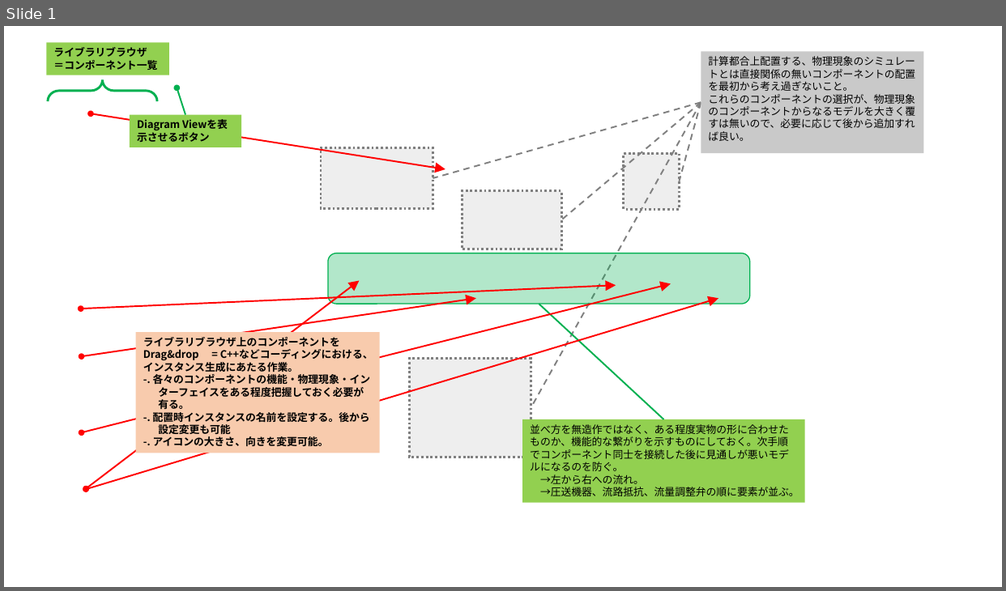
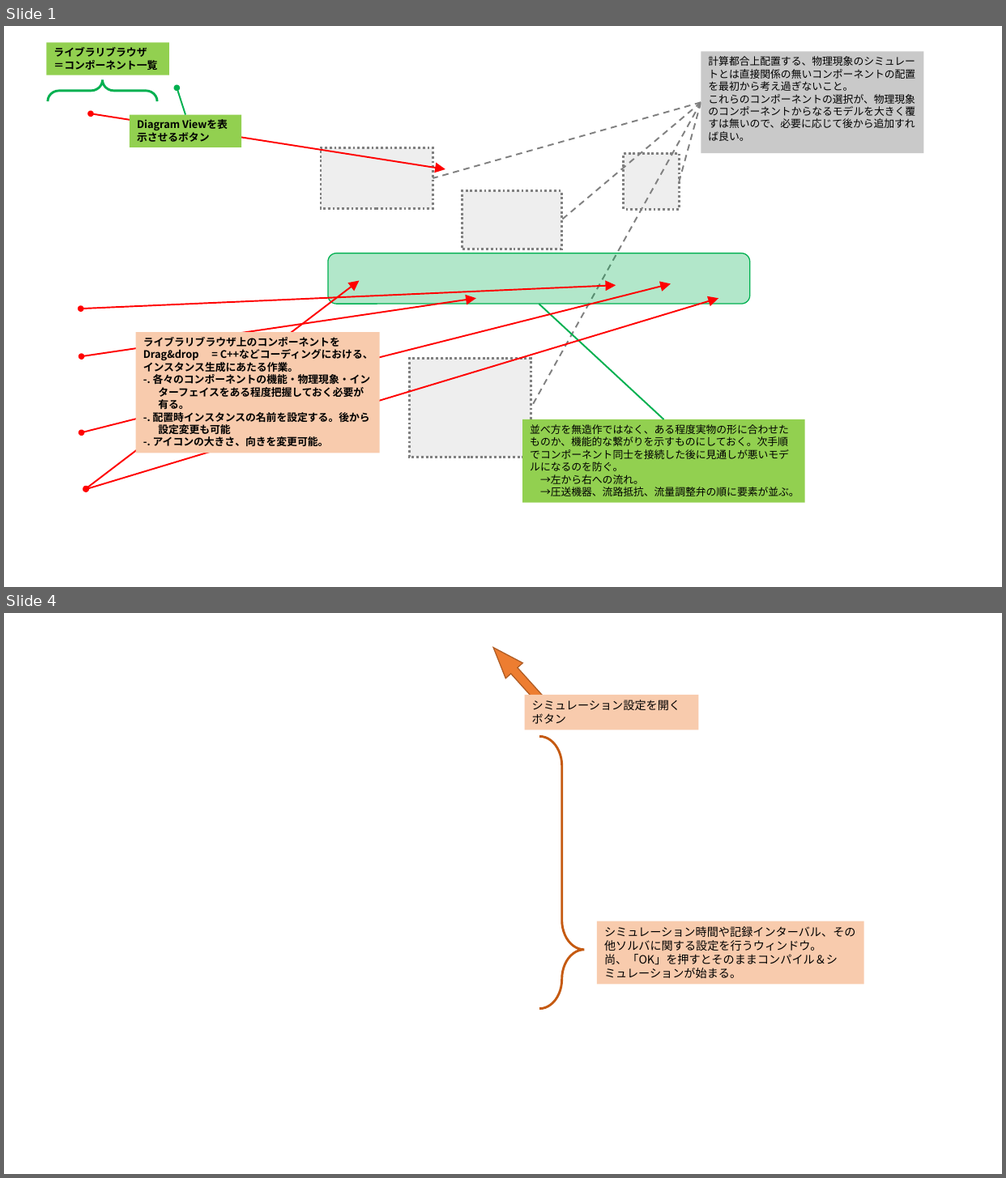
Before and after one commit to zeta-plusplus/WalkingInWorldOfThermoFluid, a slide deck: figs/makeFigs.pptx. Shown one above the other, each under a label of ours: slide 1 before the commit, slides 1 and 4 after it; the slides between them are not shown. The pictures are 1006x591 and 1006x1178 pixels, drawn with LibreOffice and Linux fonts; fonts in the diff are those of the drawing; background and template pictures are left out. Boxes give left, top, right and bottom in pixels: in the first picture for what was removed or moved away, otherwise in the second. Text is boxed around its words. In the diff, an @@ line names an element or a change of style, - is before the commit and + after.

```diff
--- a/figs/makeFigs.pptx
+++ b/figs/makeFigs.pptx
@@ slide 4 added at bbox=[4, 613, 1002, 1174], background picture (left out) @@
@@ right arrow added at bbox=[484, 640, 555, 714], fill #ED7D31, outline #AF5C24 1 pt @@
@@ rectangle added at bbox=[525, 695, 699, 730], fill #F8CBAD, 11 pt, text #000000 @@
+シミュレーション設定を開くボタン
@@ right brace added at bbox=[539, 736, 584, 1009], outline #C55A11 2.25 pt @@
@@ rectangle added at bbox=[597, 922, 864, 984], fill #F8CBAD, 11 pt, text #000000 @@
+シミュレーション時間や記録インターバル、その他ソルバに関する設定を行うウィンドウ。
+尚、「OK」を押すとそのままコンパイル＆シミュレーションが始まる。
```
Also in this commit, not shown: 1 slide changed, 2 other slides added, 4 other files.
